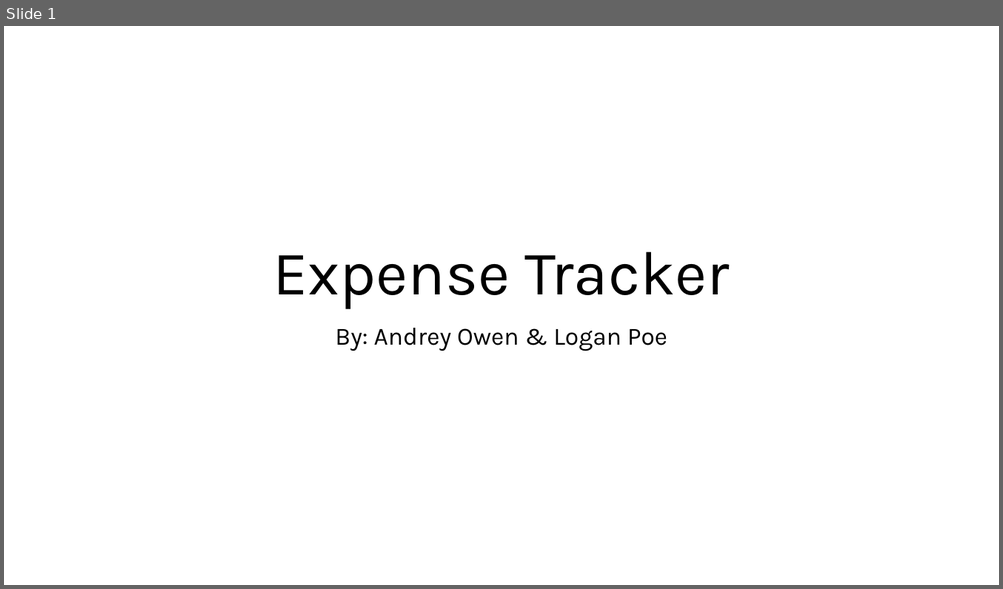
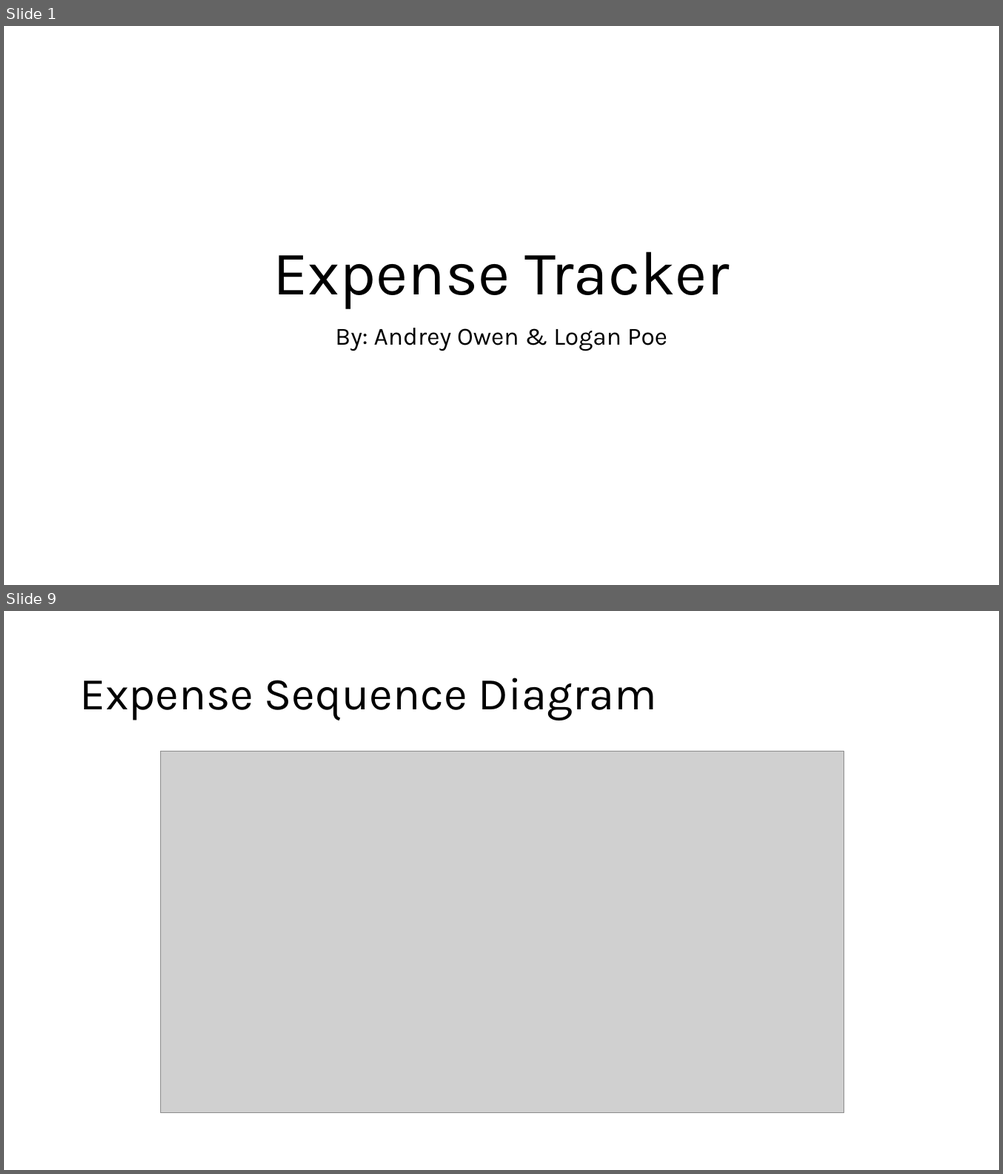
Before and after one commit to Dreymeister/ExpenseTracker, a slide deck: Documents/ASE420_ExpenseTracker.pptx. Shown one above the other, each under a label of ours: slide 1 before the commit, slides 1 and 9 after it; the slides between them are not shown. The pictures are 1003x589 and 1003x1174 pixels, drawn with LibreOffice and Linux fonts; fonts in the diff are those of the drawing; grey boxes stand for pictures. Boxes give left, top, right and bottom in pixels: in the first picture for what was removed or moved away, otherwise in the second. Text is boxed around its words. In the diff, an @@ line names an element or a change of style, - is before the commit and + after.

Commit message:
Added updated presentation and activity diagram

```diff
--- a/Documents/ASE420_ExpenseTracker.pptx
+++ b/Documents/ASE420_ExpenseTracker.pptx
@@ slide 9 added at bbox=[4, 611, 999, 1170], background #FFFFFF @@
@@ title added at bbox=[79, 678, 657, 721], 44 pt, text #000000 @@
+Expense Sequence Diagram
@@ picture added at bbox=[161, 752, 843, 1114] @@
```
Also in this commit, not shown: 3 slides changed, 13 other slides added, 1 slide removed, 1 other file.
